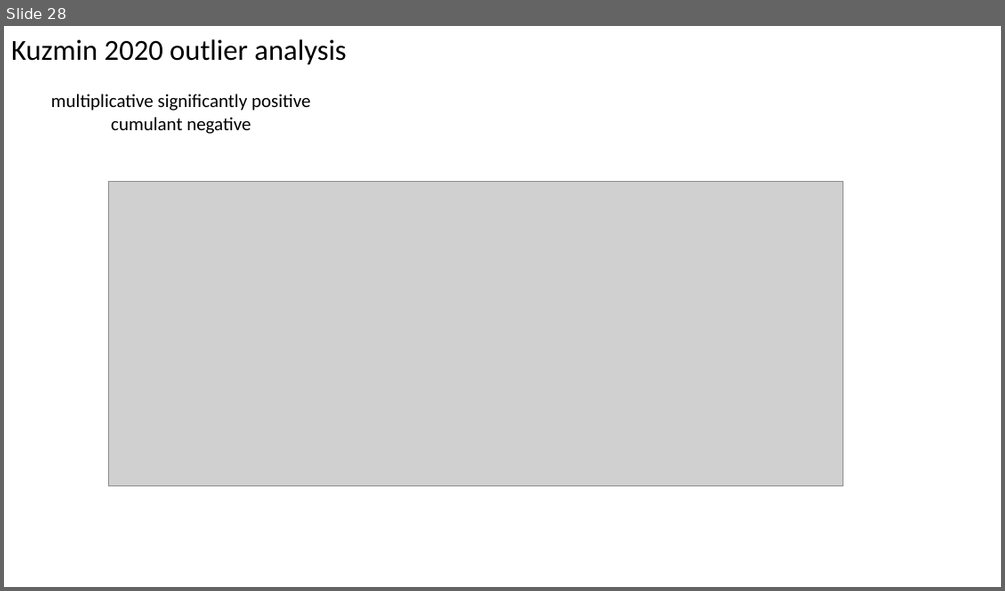
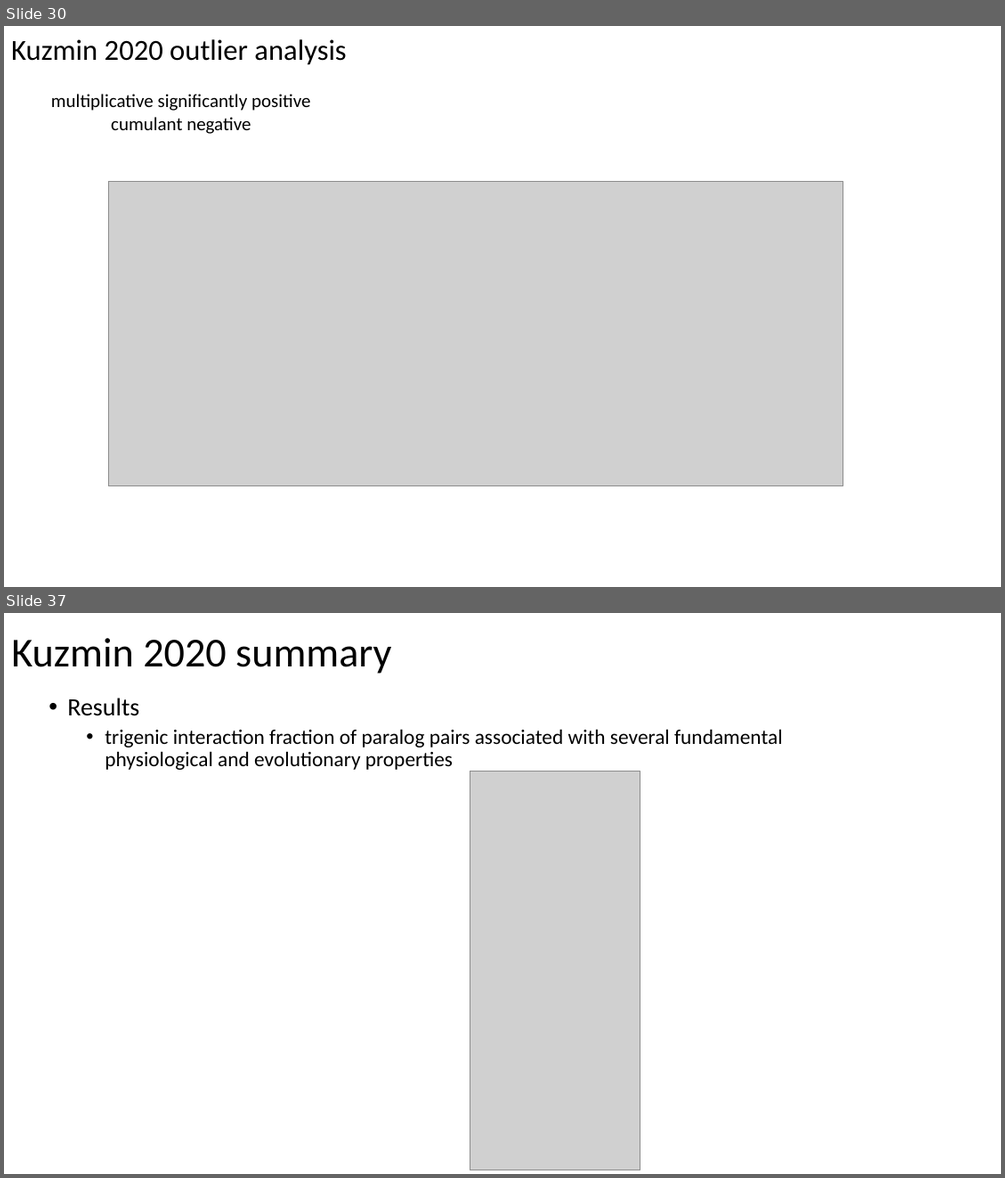
Before and after one commit to brian-arnold/epistasis_reanalysis, a slide deck: yeast_screens/yeast_screens_epistasis_summary.pptx. Shown one above the other, each under a label of ours: slide 28 before the commit, slides 30 and 37 after it; the slides between them are not shown. The pictures are 1005x591 and 1005x1178 pixels, drawn with LibreOffice and Linux fonts; fonts in the diff are those of the drawing; grey boxes stand for pictures. Boxes give left, top, right and bottom in pixels: in the first picture for what was removed or moved away, otherwise in the second. Text is boxed around its words. In the diff, an @@ line names an element or a change of style, - is before the commit and + after.

Commit message:
protein interaction analysis by experiment type

```diff
--- a/yeast_screens/yeast_screens_epistasis_summary.pptx
+++ b/yeast_screens/yeast_screens_epistasis_summary.pptx
@@ slide 37 added at (x1=4, y1=613, x2=1001, y2=1174), background #FFFFFF @@
@@ title added at (x1=11, y1=638, x2=391, y2=674), 39.6 pt, text #000000 @@
+Kuzmin 2020 summary
@@ text added at (x1=67, y1=698, x2=783, y2=770), 20 pt, text #000000 @@
+  • Results
+    • trigenic interaction fraction of paralog pairs associated with several fundamental physiological and evolutionary properties
@@ picture added at (x1=469, y1=771, x2=639, y2=1170) @@
@@ what was slide 28 is now slide 30 @@
```
Also in this commit, not shown: 1 slide changed, 9 other slides added, 1 slide removed, 8 other files.
